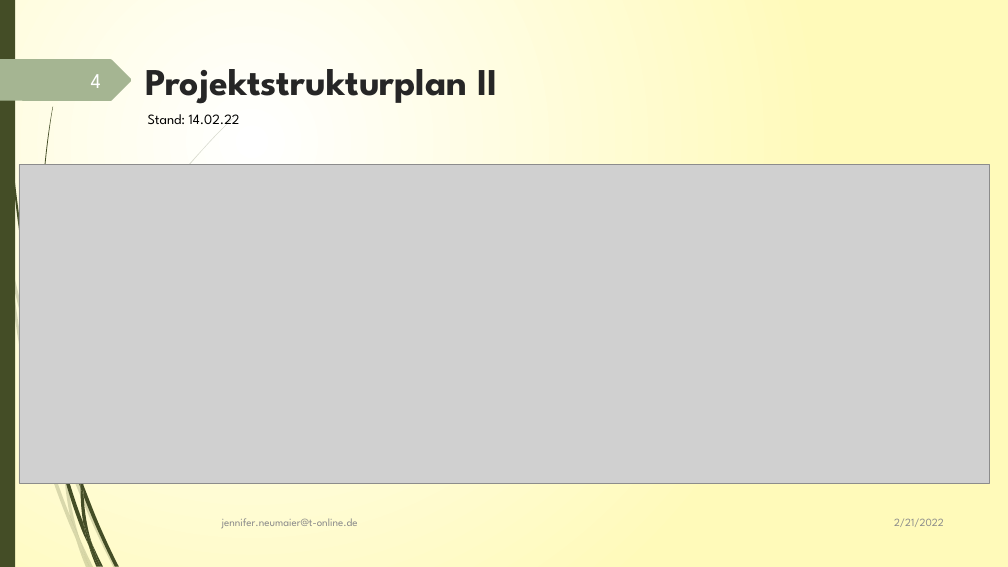
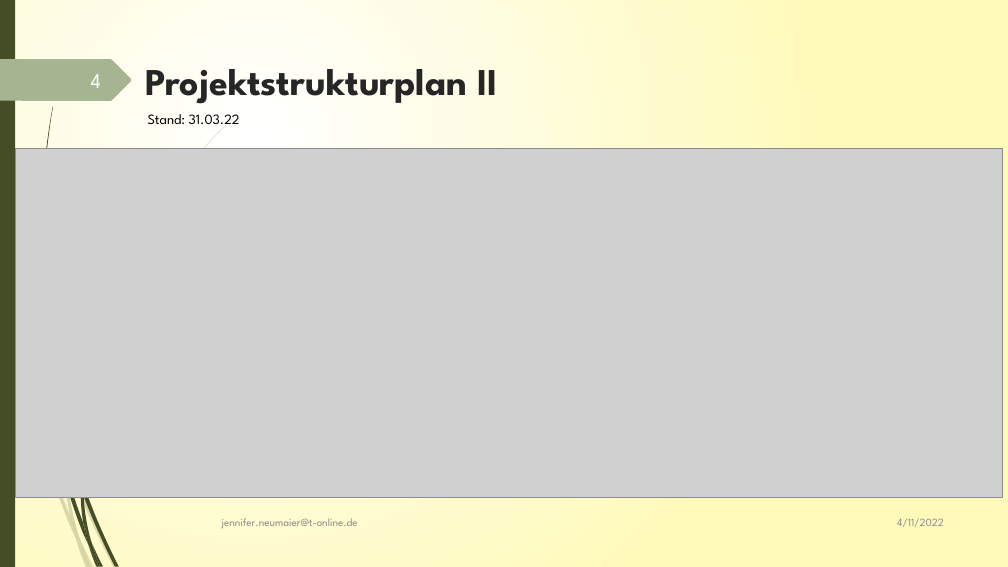
Before and after one commit to JenniferNeumaier/ml_coda, a slide deck: slide 4 of doc/Project_structure_notes.pptx. Drawn at 1008x567 pixels with LibreOffice and Linux fonts; fonts in the diff are those of the drawing; grey boxes stand for pictures. Boxes give left, top, right and bottom in pixels: in the first picture for what was removed or moved away, otherwise in the second. Text is boxed around its words. In the diff, an @@ line names an element or a change of style, - is before the commit and + after.

```diff
--- a/doc/Project_structure_notes.pptx
+++ b/doc/Project_structure_notes.pptx
@@ text at (x1=148, y1=114, x2=240, y2=124): text changed @@
-Stand: 14.02.22
+Stand: 31.03.22
@@ picture resized from (x1=19, y1=164, x2=989, y2=483) to (x1=16, y1=148, x2=1003, y2=498) @@
@@ freeform shape removed at (x1=80, y1=260, x2=197, y2=485) @@
@@ freeform shape removed at (x1=45, y1=357, x2=80, y2=488) @@
@@ freeform shape removed at (x1=80, y1=477, x2=83, y2=496) @@
@@ text at (x1=897, y1=518, x2=944, y2=527): text changed @@
-2/21/2022
+4/11/2022
```
Also in this commit, not shown: 14 other slides changed, 13 slides added, 6 other files.
